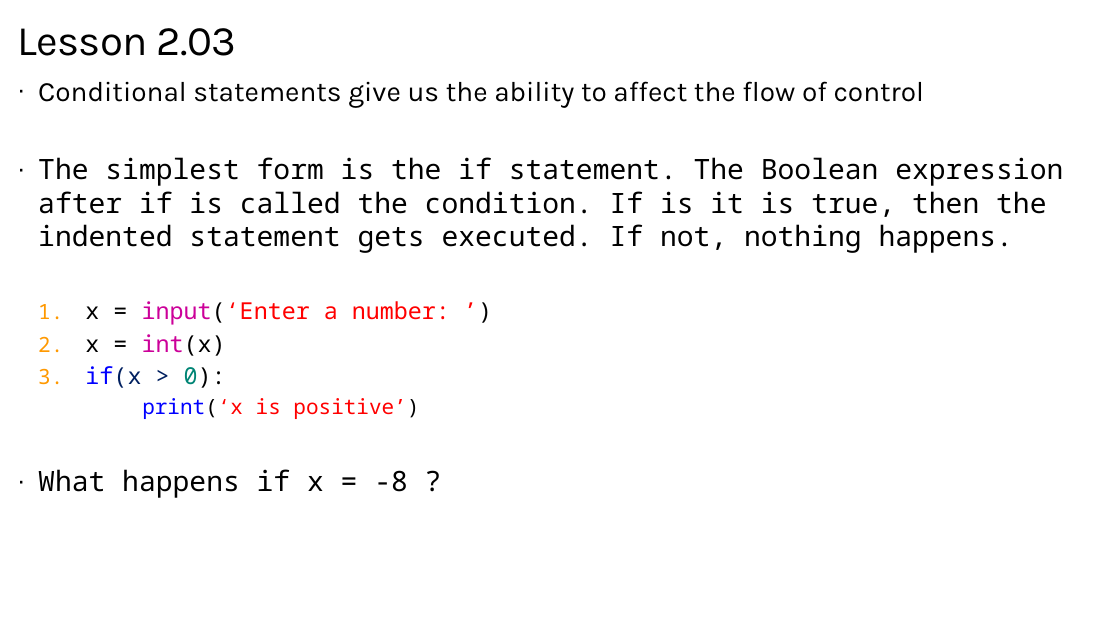
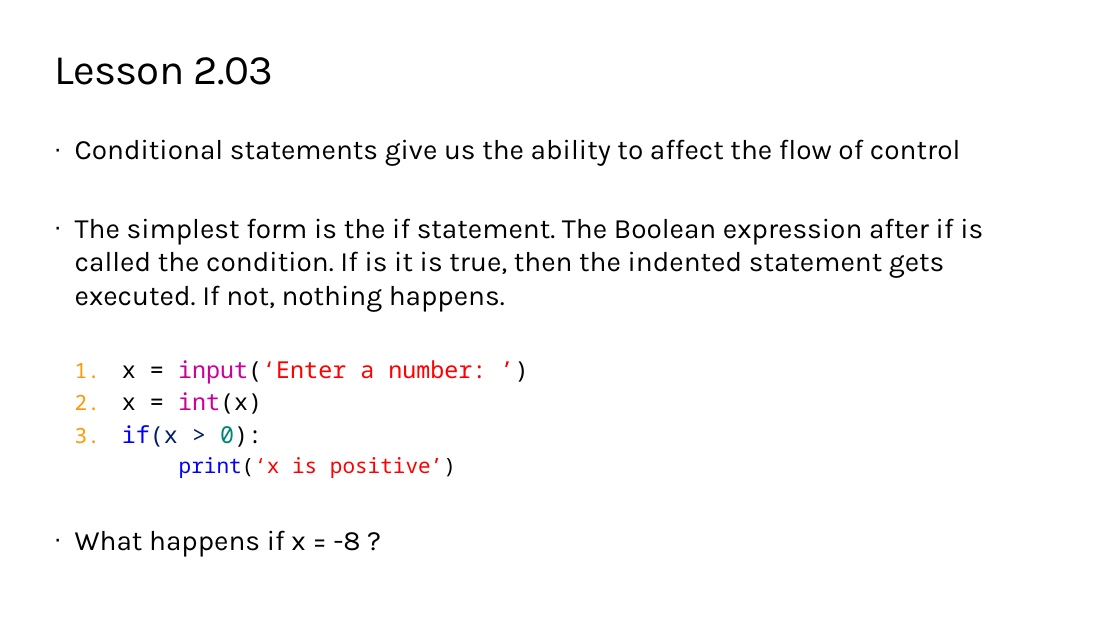
Before and after one commit to TEALSK12/2nd-semester-introduction-to-computer-science, a slide deck: slide 5 of docs/units/2_unit/slidedecks/Intro Python 2.03 TEALS.pptx. Drawn at 1120x630 pixels with LibreOffice and Linux fonts; fonts in the diff are those of the drawing; background and template pictures are left out. Boxes give left, top, right and bottom in pixels: in the first picture for what was removed or moved away, otherwise in the second. Text is boxed around its words. In the diff, an @@ line names an element or a change of style, - is before the commit and + after.

```diff
--- a/docs/units/2_unit/slidedecks/Intro Python 2.03 TEALS.pptx
+++ b/docs/units/2_unit/slidedecks/Intro Python 2.03 TEALS.pptx
@@ title "Lesson 2.03": place and size @@
-title "Lesson 2.03" at (17,28,237,56)
+title "Lesson 2.03" at (54,57,273,85)
@@ text "Conditional statements give us the ...": place and size @@
-text "Conditional statements give us the ..." at (38,81,1063,498)
+text "Conditional statements give us the ..." at (75,139,983,557)
@@ text at (75,218,983,557): font Noto Sans Mono to Karla in "The simplest form is the if statement. ...", "What happens if x = -8 ?" @@
```
Also in this commit, not shown: 5 other slides changed, 17 other files.
